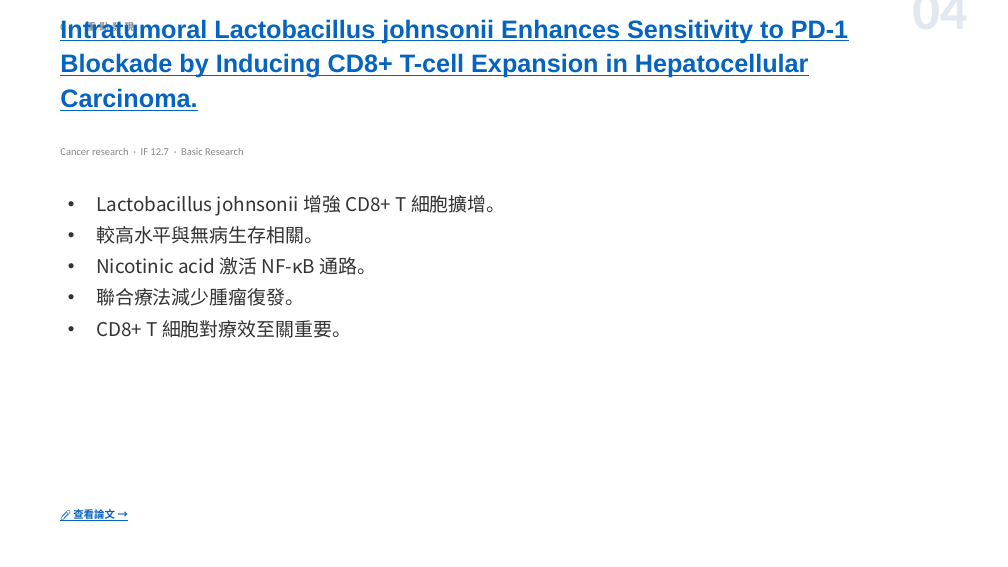
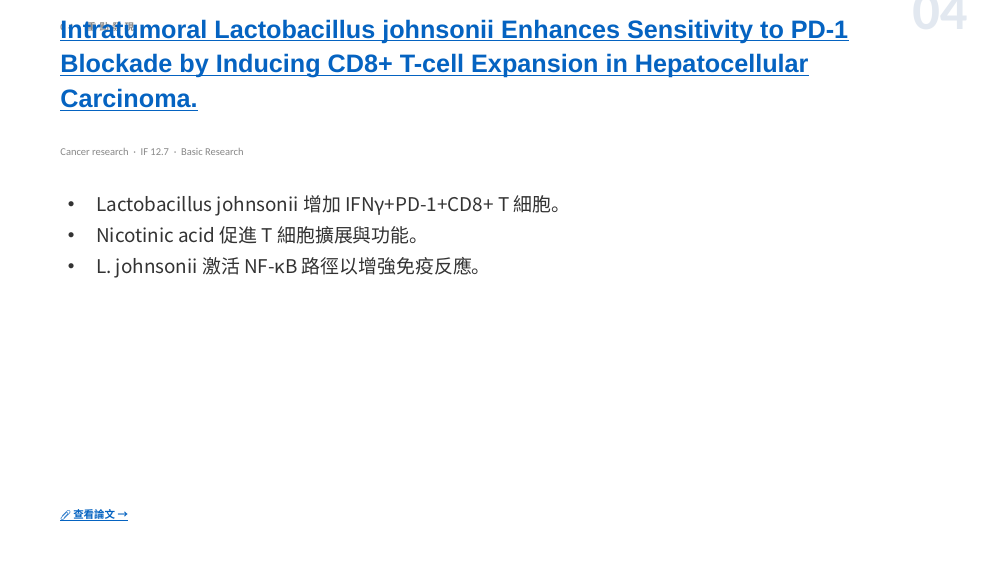
Before and after one commit to jejenhu-maker/hcc-weekly-digest, a slide deck: slide 6 of docs/digest-zh.pptx. Drawn at 1008x567 pixels with LibreOffice and Linux fonts; fonts in the diff are those of the drawing. Boxes give left, top, right and bottom in pixels: in the first picture for what was removed or moved away, otherwise in the second. Text is boxed around its words. In the diff, an @@ line names an element or a change of style, - is before the commit and + after.

```diff
--- a/docs/digest-zh.pptx
+++ b/docs/digest-zh.pptx
@@ text at bbox=[96, 195, 571, 278]: text changed @@
-• Lactobacillus johnsonii 增強 CD8+ T 細胞擴增。
-• 較高水平與無病生存相關。
-• Nicotinic acid 激活 NF-κB 通路。
-• 聯合療法減少腫瘤復發。
-• CD8+ T 細胞對療效至關重要。
+• Lactobacillus johnsonii 增加 IFNγ+PD-1+CD8+ T 細胞。
+• Nicotinic acid 促進 T 細胞擴展與功能。
+• L. johnsonii 激活 NF-κB 路徑以增強免疫反應。
```
Also in this commit, not shown: 11 other slides changed, 3 other files.
